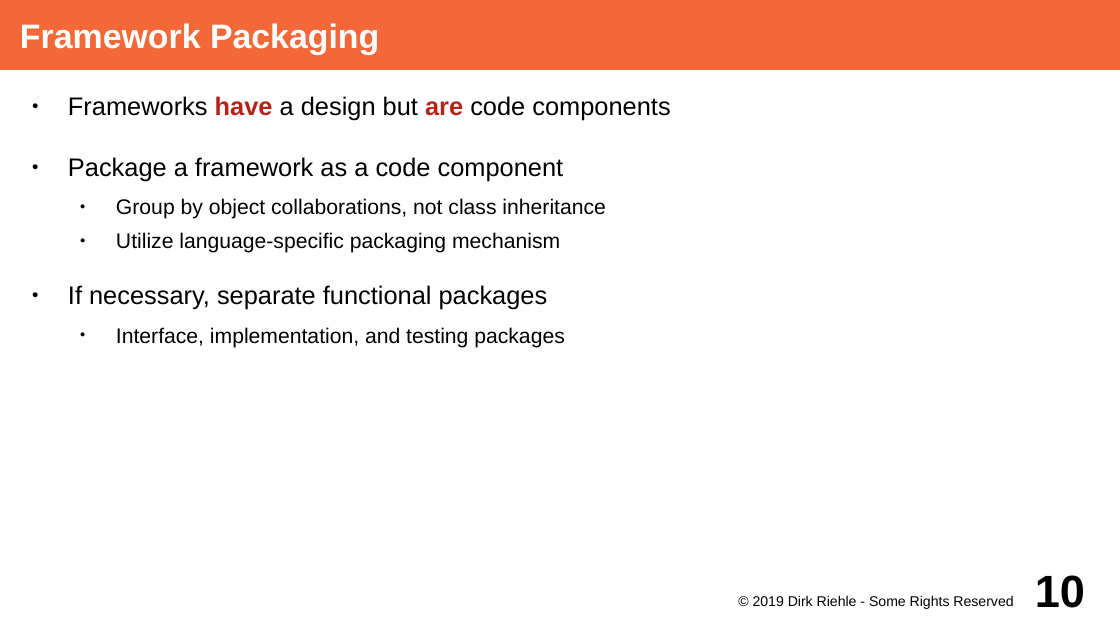
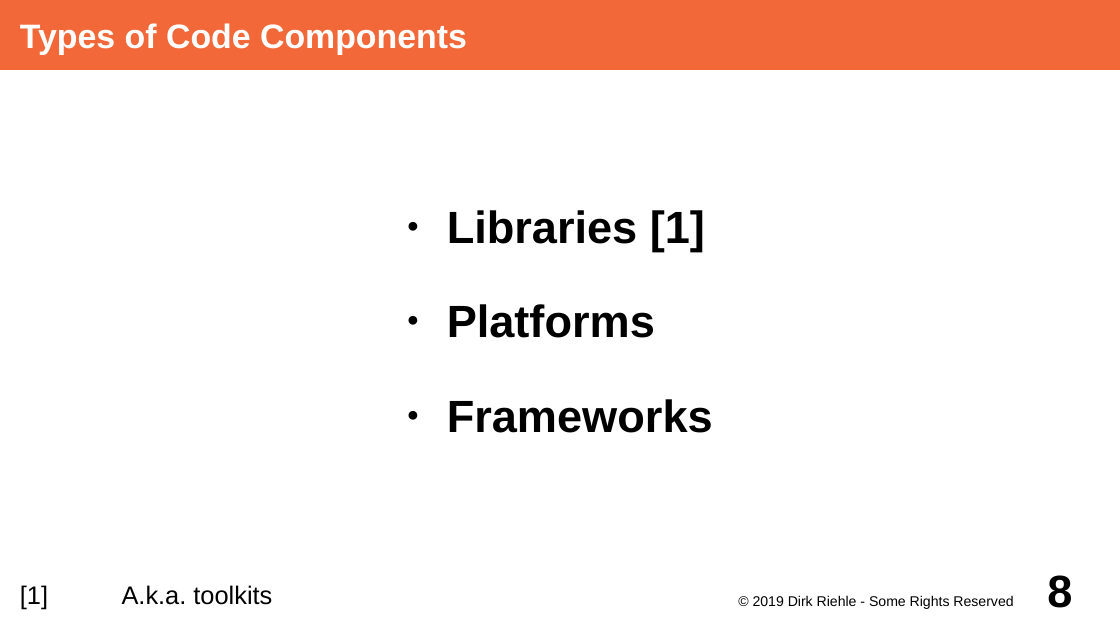
Before and after one commit to dirkriehle/adap-course, a slide deck: slide 8 of Lecture Slides/ADAP C12 - Object-oriented Frameworks.odp (slide 10 before the commit). Drawn at 1120x630 pixels with LibreOffice and Linux fonts; fonts in the diff are those of the drawing. Boxes give left, top, right and bottom in pixels: in the first picture for what was removed or moved away, otherwise in the second. Text is boxed around its words. In the diff, an @@ line names an element or a change of style, - is before the commit and + after.

Commit message:
Some progress on final slide deck re: object oriented frameworks

```diff
--- a/Lecture Slides/ADAP C12 - Object-oriented Frameworks.odp
+++ b/Lecture Slides/ADAP C12 - Object-oriented Frameworks.odp
@@ title at <box>20,23,467,55</box>: text changed @@
-Framework Packaging
+Types of Code Components
@@ subtitle "Libraries [1]" at <box>447,210,713,433</box>: vertical alignment top to middle @@
@@ subtitle at <box>447,210,713,433</box>: text changed; size 15 to 32 pt; bold on @@
-● Frameworks have a design but are code components
-● Package a framework as a code component
-  ● Group by object collaborations, not class inheritance
-  ● Utilize language-specific packaging mechanism
-● If necessary, separate functional packages
-  ● Interface, implementation, and testing packages
+● Libraries [1]
+● Platforms
+● Frameworks
@@ text added at <box>20,585,272,610</box>, 18 pt, text #000000 @@
+[1] A.k.a. toolkits
@@ page number at <box>1047,575,1072,608</box>: text changed @@
-10
+8
```
Also in this commit, not shown: 6 other slides changed, 8 slides added, 1 slide removed, 1 other file.
